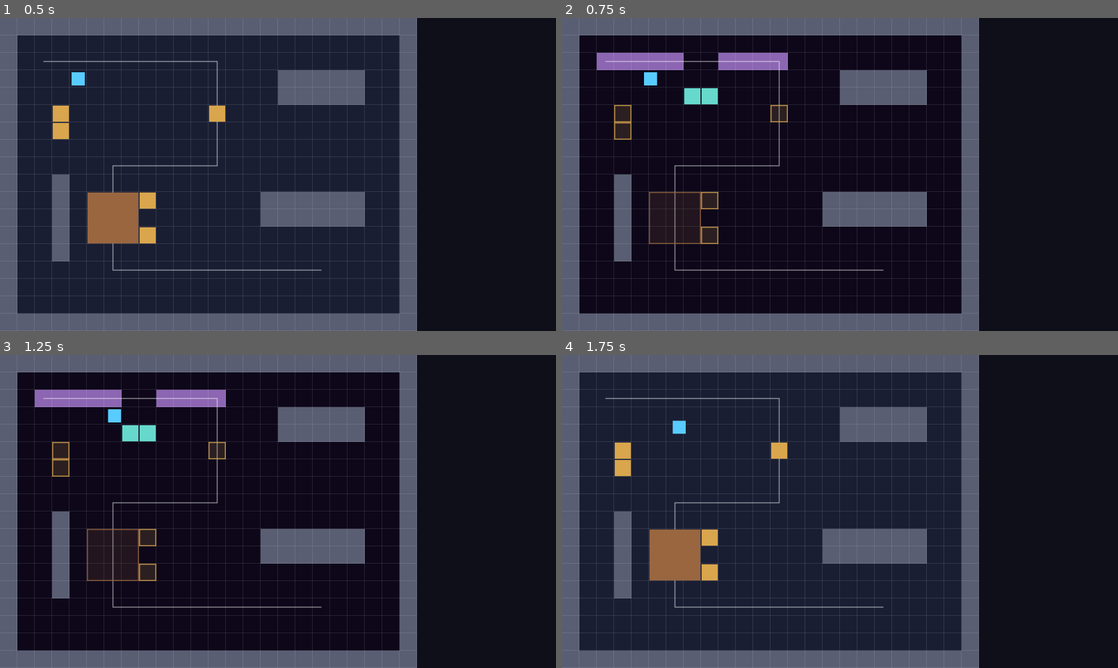
Above: before the commit, frames 1-4 (two rows, left to right).
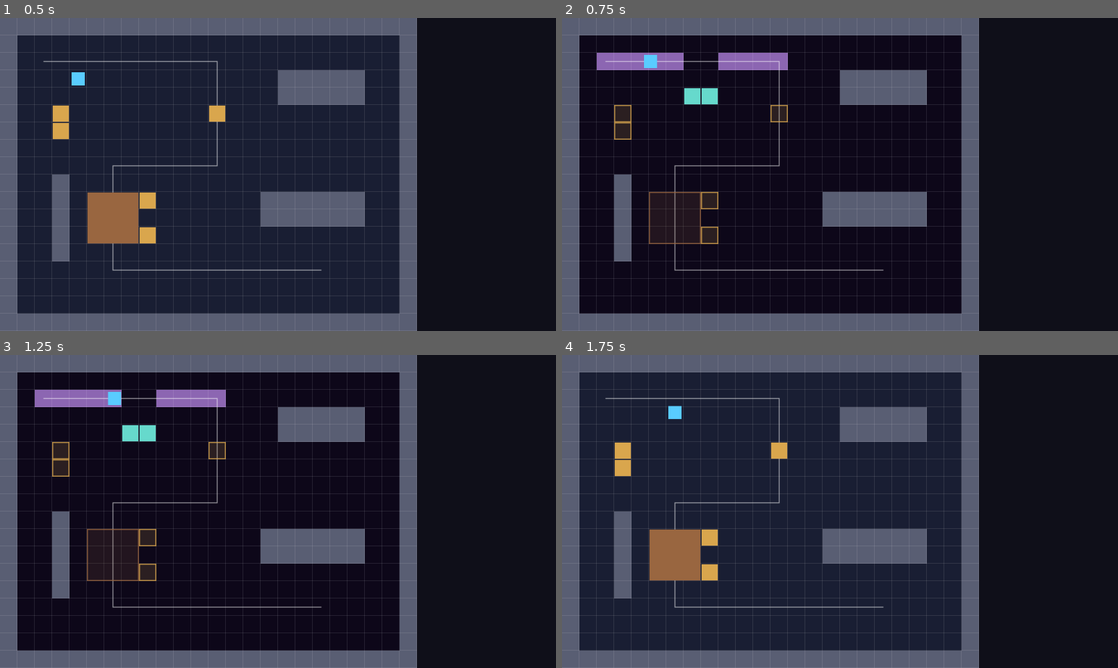
Above: after the commit, the same moments.

Repository: ConanY123/Game-Jam-Drift-MICK
Game: Godot game, scene res://scenes/levels/level-1.tscn
The game is run twice, just before and just after one commit, with the same random seed, the same clock (stepped at 60 frames per second) and the same inputs. The project has no main scene, so this scene is started directly.
Inputs:
- Up to frame 1 (0.5 s): no input
- Up to frame 2 (0.75 s): tap Enter at 0.5 s; hold D (move_right) from 0.53 s (still down); hold C (switch_realm) from 0.53 s (still down)
- Up to frame 3 (1.25 s): keep holding D (move_right); keep holding C (switch_realm); tap Space at 0.77 s
- Up to frame 4 (1.75 s): release D (move_right) at 1.28 s; release C (switch_realm) at 1.28 s; hold S (move_down) from 1.28 s (still down); tap Z (interact) at 1.35 s; tap Space at 1.52 s; tap C (switch_realm) at 1.55 s

Frame 1 is identical in both runs. In frame 2, 0.2% of the frame differs, in the area x 14-18%, y 11-22%; in frame 3, 0.2%, in the area x 19-22%, y 11-22%; in frame 4, 0.2%.

Commit message:
snap to closest floor

Diff:
--- a/scripts/core/level_base.gd
+++ b/scripts/core/level_base.gd
@@ -23,11 +23,24 @@
 var debug_path: Array[Vector2i] = []  # placeholder until the roommate exists
 
 var dream_floor := {}  # Vector2i -> true
+var player: Player
 
 func add_dream_floor(rect: Rect2i) -> void:
 	for x in range(rect.position.x, rect.end.x):
 		for y in range(rect.position.y, rect.end.y):
 			dream_floor[Vector2i(x, y)] = true
+
+func closest_dream_floor(pos: Vector2) -> Vector2:
+	if dream_floor.is_empty():
+		return pos
+	var best_cell := Vector2i.ZERO
+	var best_dist_sq := INF
+	for cell in dream_floor.keys():
+		var d2 := pos.distance_squared_to(Grid.cell_to_center(cell))
+		if d2 < best_dist_sq:
+			best_dist_sq = d2
+			best_cell = cell
+	return Grid.cell_to_center(best_cell)
 
 # Can the roommate stand here in the dream?
 func is_dream_floor(cell: Vector2i) -> bool:
@@ -35,6 +48,16 @@
 		return true
 	var b = solids[Realm.DREAM].get(cell)
 	return b is Pushable and b.is_floor
+
+func ensure_player_is_on_safe_dream_floor() -> void:
+	if player == null or realm != Realm.DREAM:
+		return
+	var cell := Grid.pos_to_cell(player.position)
+	if not Grid.in_bounds(cell):
+		player.position = closest_dream_floor(player.position)
+		return
+	if not is_dream_floor(cell):
+		player.position = closest_dream_floor(player.position)
 
 func _ready() -> void:
 	build()
@@ -52,6 +75,7 @@
 func switch_realm() -> void:
 	realm = Realm.DREAM if realm == Realm.PHYSICAL else Realm.PHYSICAL
 	realm_changed.emit(realm)
+	ensure_player_is_on_safe_dream_floor()
 	queue_redraw()
 
 # ---------- occupancy ----------
@@ -105,7 +129,9 @@
 	var p := Player.new()
 	p.level = self
 	p.position = Grid.cell_to_center(cell)
+	player = p
 	add_child(p)
+	ensure_player_is_on_safe_dream_floor()
 	return p
 
 # ---------- debug drawing ----------
--- a/scripts/player/player.gd
+++ b/scripts/player/player.gd
@@ -36,6 +36,8 @@
 		target = hit_y
 		dir = Vector2i(0, int(sign(step.y)))
 	_update_push(target, dir, delta)
+	if level != null:
+		level.ensure_player_is_on_safe_dream_floor()
 	queue_redraw()
 
 # Moves if free. Returns null on success, or whatever blocked us.
